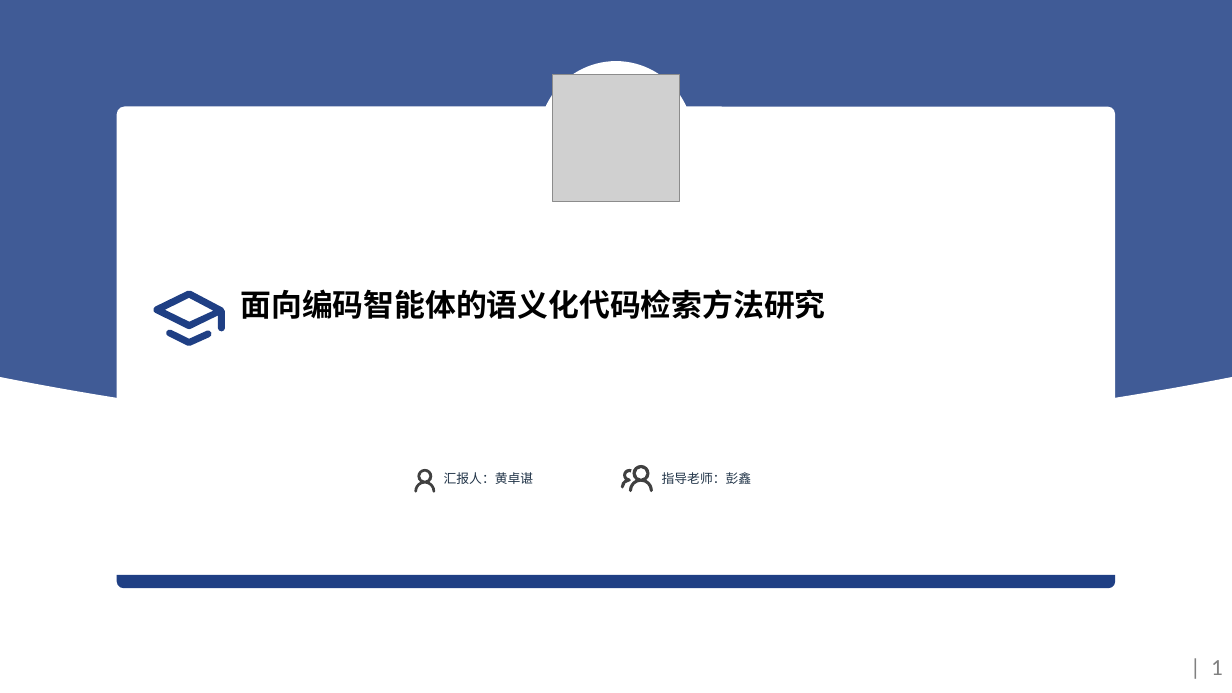
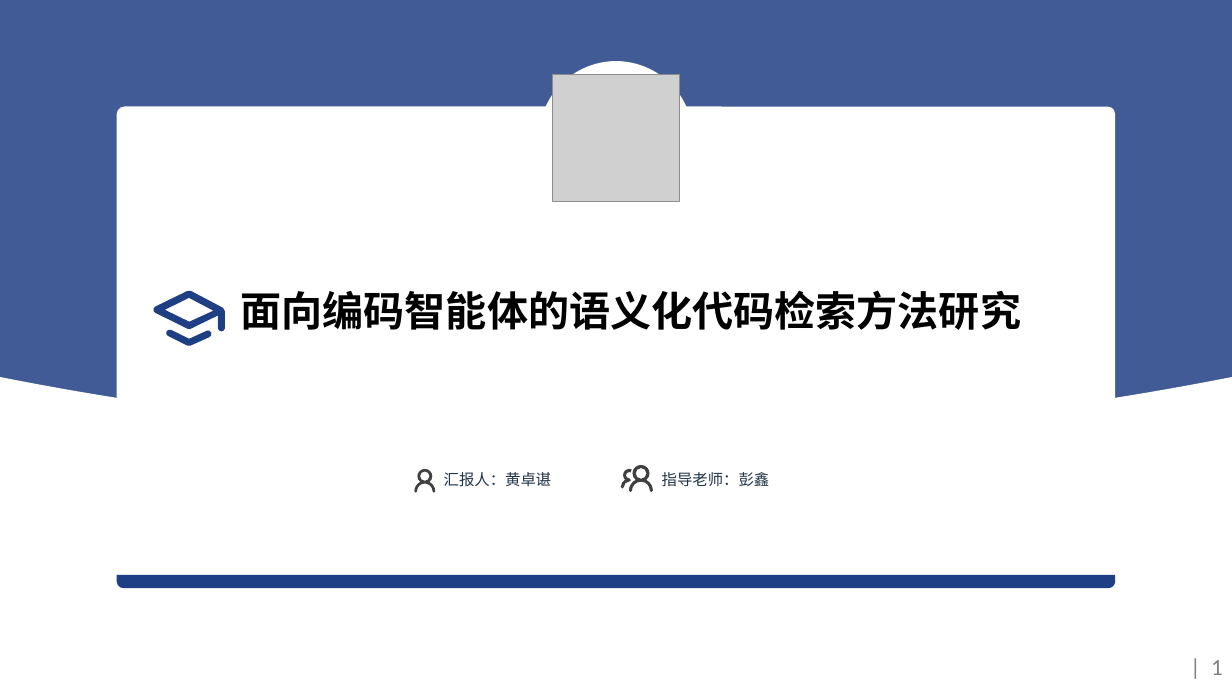
Before and after one commit to FDSE-IntelliDev/CodeSense, a slide deck: slide 1 of 中期答辩ppt_CodeSearch中期答辩.pptx. Drawn at 1232x693 pixels with LibreOffice and Linux fonts; fonts in the diff are those of the drawing; grey boxes stand for pictures; background and template pictures are left out. Boxes give left, top, right and bottom in pixels: in the first picture for what was removed or moved away, otherwise in the second. Text is boxed around its words. In the diff, an @@ line names an element or a change of style, - is before the commit and + after.

```diff
--- a/中期答辩ppt_CodeSearch中期答辩.pptx
+++ b/中期答辩ppt_CodeSearch中期答辩.pptx
@@ text "面向编码智能体的语义化代码检索方法研究" at (x1=241, y1=290, x2=1022, y2=330): size 24 to 32 pt @@
@@ text "汇报人：黄卓谌" at (x1=444, y1=472, x2=552, y2=487): size 10 to 12 pt @@
@@ text "指导老师：彭鑫" at (x1=662, y1=472, x2=770, y2=487): size 10 to 12 pt @@
```
Also in this commit, not shown: 7 other slides changed.
